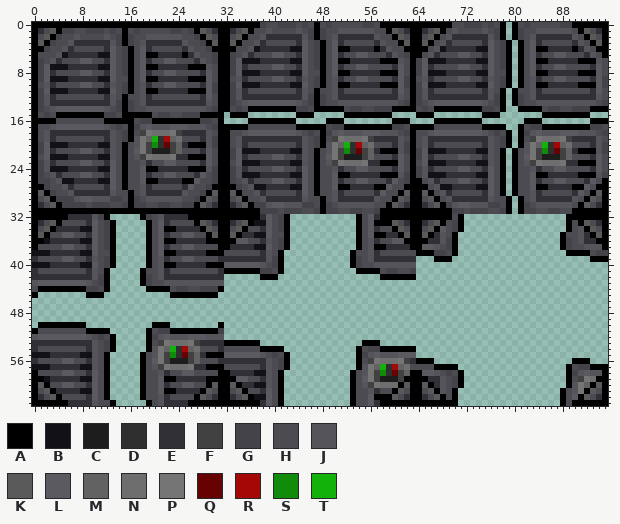
A sprite sheet gets an edit: Resources/Textures/Structures/Doors/Airlocks/Standard/hatch.rsi/opening.png. This is how it looked before the edit.
The file is 96x64 pixels. Pixels under 10% opacity are left out. Colours within 5 levels of each other are drawn and written as one.
Palette (. is transparent): A #000000  B #111117  C #1d1d1d  D #2f2f2f  E #303036  F #414141  G #434349  H #4b4b51  J #54545a  K #5a5a5a  L #5a5a60  M #626262  N #6e6e6e  P #757575  Q #660202  R #a50707  S #108b0a  T #12b20a
After the commit:
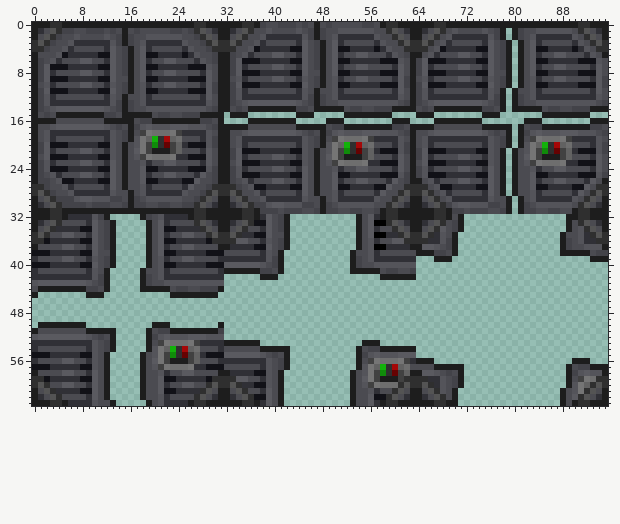
What changed:
colour K: #5a5a5a -> #545454
Changed rows in their new state; - is a pixel that keeps its letter.
first column x 0:
 0 CCCDDCCCCCCCCCCCCCCCCCCCCCCDDCCCCCCDDC---------C----------CDDCCCCCCDDCCCCCCCCCCCCCCCCCCCCCCDDCCC
 1 C---D----------C-----------D---CC---D----------C-----------D---CC---D---------C-C----------D---C
 2 C--D-----------C------------D--CC--D-----------C------------D--CC--D----------C-C-----------D--C
 3 D-D------------C-------------D-DD-D-------------C------------D-DD-D------------C-C-----------D-D
 4 DD--------------C-------------DDDD--------------C--BB----B----DDDD-------------C-C--BB----B---DD
 5 C---------------C--BB----B-----CC---------------C--------------CC--------------C-C-------------C
 6 C---------------C--------------CC---------------C--BB-----BBB--C---------------C-C--BB-----BBB--
 7 C---------------C--BB-----BBB--CC---------------C--------------C---------------C-C--------------
 8 C---------------C--------------CC---------------C--BB-----BBB--C---------------C-C--BB-----BBB--
 9 C---------------C--BB-----BBB--CC---------------C--------------C---------------C-C--------------
10 C---------------C--------------CC---------------C--BB-----BBB--C---------------C-C--BB-----BBB--
11 C---------------C--BB-----BBB--CC--------------C---------------C--------------C-C---------------
12 C--------------C---------------CC--------------C---------------C--------------C-C---------------
13 C--------------C---------------CC--------------C---------------C--------------C-C---------------
14 C--------------C---------------CC---CCCCCCCC---CCCCC--------CCCC---CCCCCCCC---C-CCCCC--------CCC
15 C---CCCCCCCC---CCCCC--------CCCC-CCC--------CCC-----CCCCCCCC----CCC--------CCC-------CCCCCCCC---
16 CCCC--------CCCCC---CCCCCCCC---C----CCCCCCCC-----CCC--------CCC----CCCCCCCC-------CCC--------CCC
17 C---------------C--------------CCCCC--------CCCCC---CCCCCCCC---CCCC--------CCCCC-C---CCCCCCCC---
18 C---------------C--------------CC---------------C--------------C---------------C-C--------------
19 C---------------C--------------CC---------------C--------------C---------------C-C--------------
20 C--------------C----------BBB--CC---------------C--------------C---------------C-C--------------
21 C--------------C---------------CC--------------C----------BBB--C--------------C-C----------BBB--
22 C--------------C----------BBB--CC--------------C---------------C--------------C-C---------------
23 C--------------C---------------CC--------------C----------BBB--C--------------C-C----------BBB--
24 C--------------C---BB-----BBB--CC--------------C---------------C--------------C-C---------------
25 C--------------C---------------CC--------------C---BB-----BBB--C--------------C-C---BB-----BBB--
26 C--------------C---BB----BB----CC--------------C---------------CC-------------C-C--------------C
27 DD-------------C--------------DDDD-------------C---BB----BB---DDDD------------C-C---BB----BB--DD
28 D-D-------------C------------D-DD-D------------C-------------D-DD-D-----------C-C------------D-D
29 C--D------------C-----------D--CC--D------------C-----------D--CC--D-----------C-C----------D--C
30 C---D-----------C----------D---CC---D-----------C----------D---CC---D----------C-C---------D---C
31 CCCDDCCCCCCCCCCCCCCCCCCCCCCDDCCCCCCDDC----------C---------CDDCCCCCCDDC---------C-C--------CDDCCC
32 CCCDDC------C-----C-------CDDCCCCCCDDC----C-----------C---CDDCCCCCCDDC-C-----------------CCDDCCC
33 C---D--------C-----C-------D---CC---D-----C-----------C----D---CC---D--C-----------------C-D---C
34 C--D---------C-----C--BB----D--CC--D------C-----------C-----D--CC--D---C-----------------C--D--C
35 D-D----------C-----C---------D-DD-D-------C-----------C------D-DD-D---C-----------------C----D-D
36 DD-----------C-----C--BB-----BDDDD--------C-----------C-------DDDD----C-----------------C-----DD
37 C------------C-----C-----------CC---------C-----------C--------CC-----C-----------------C------C
38 -------------C-----C--BB-----BBB---------C-----------C----------CCC---C-----------------CCCCC---
39 -------------C-----C---------------------C-----------C-------------CCC-----------------------CCC
40 -------------C-----C--BB-----BBB---------C-----------C------------------------------------------
41 ------------C-----C-------------CCCCCC---C-----------CCCCC--------------------------------------
42 ------------C-----C-------------------CCC-----------------CCCCCC--------------------------------
43 ------------C-----C-----------------------------------------------------------------------------
44 -CCCCCCCC---C-----CCCCC--------C----------------------------------------------------------------
45 C--------CCC-----------CCCCCCCC-----------------------------------------------------------------
first column x 0:
50 -CCCCCCCC-----------CCC--------C----------------------------------------------------------------
51 C--------CCCCC-----C---CCCCCCCC-----------------------------------------------------------------
52 -------------C-----C----------------------------------------------------------------------------
53 -------------C-----C------------CCCCCC-----------------CCC--------------------------------------
54 -------------C-----C------------------CCCCC-----------C---CCCCCC--------------------------------
55 ------------C-----C----------BBB----------C-----------C-----------------------------------------
56 ------------C-----C-----------------------C-----------C---------CCC-----------------------CCC---
57 ------------C-----C----------BBB----------C-----------C------------CCCCC-----------------C---CCC
58 C-----------C-----C------------CC--------C-----------C---------CC------C-----------------C-----C
59 DD----------C-----C---BB-----BDDDD-------C-----------C--------DDDD-----C-----------------C----DD
60 D-D---------C-----C----------D-DD-D------C-----------C-------D-DD-D----C-----------------C---D-D
61 C--D--------C-----C---BB----D--CC--D-----C-----------C------D--CC--D--C-----------------C---D--C
62 C---D-------C-----C--------D---CC---D----C-----------C---BBD---CC---D-C-----------------C--D---C
63 CCCDDC-------C-----C------CDDCCCCCCDDC---C-----------C----CDDCCCCCCDDCC-----------------C-CDDCCC
Changed places in both pictures, as pixel boxes (x1, y1, x2, y2):
changed: (32, 22, 608, 406)
